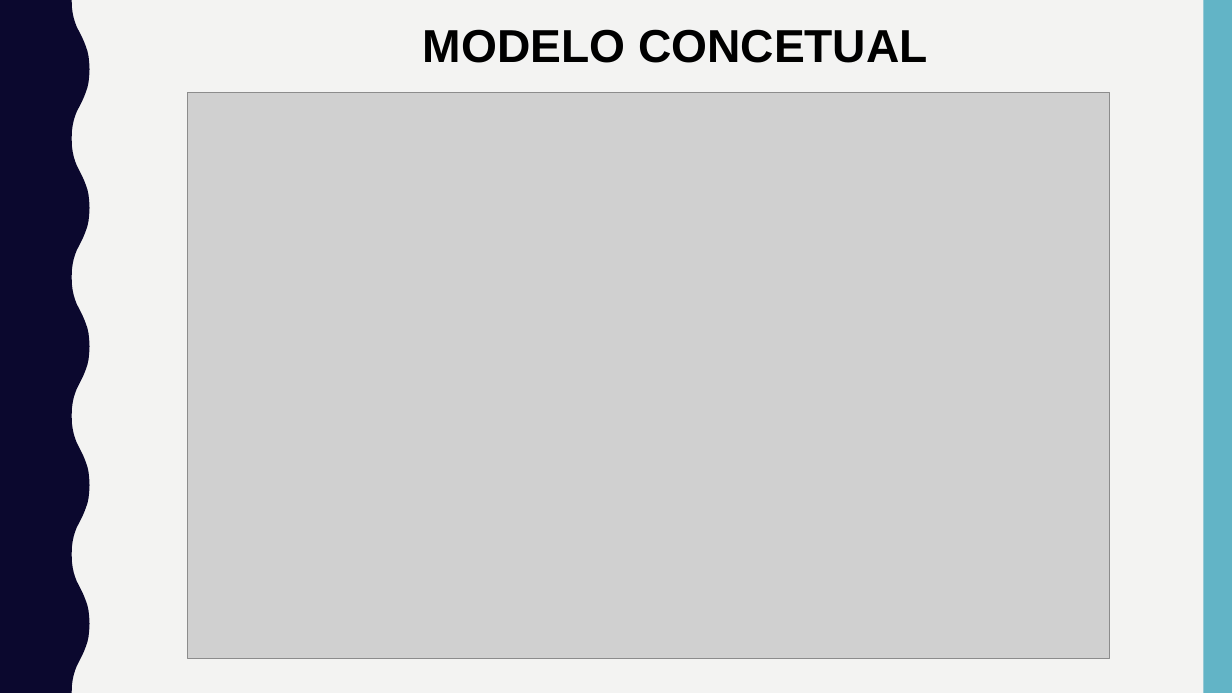
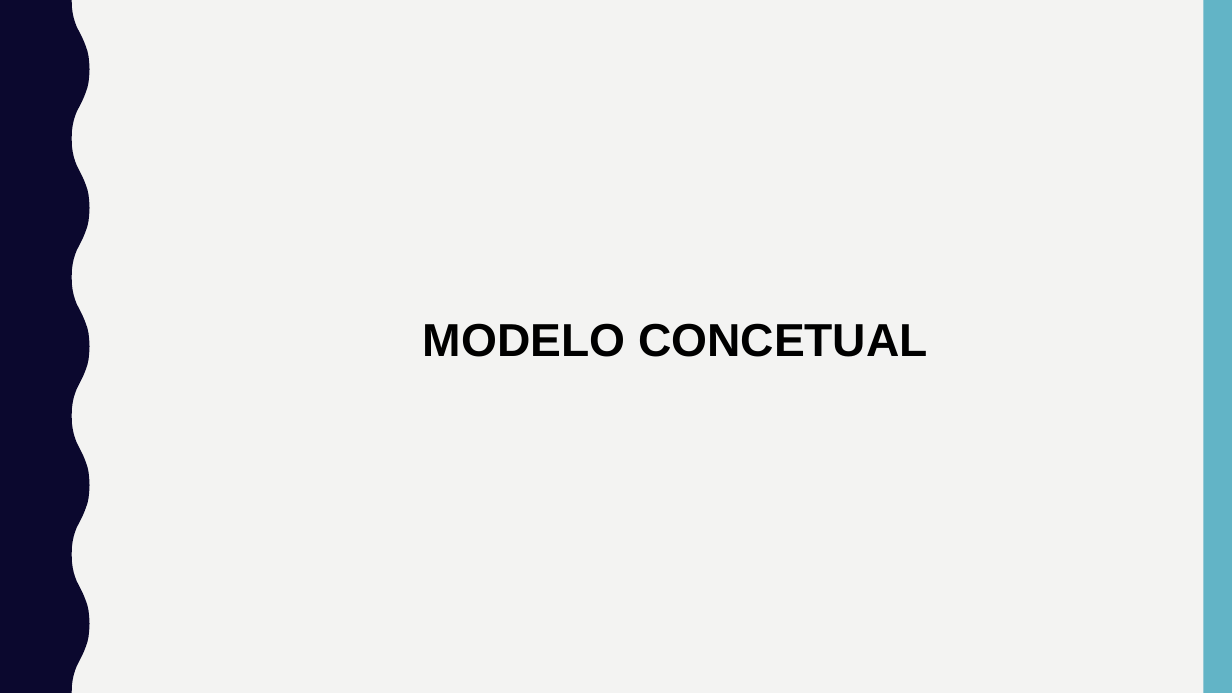
Before and after one commit to adilson-youtube/Relatorio_Sistema_Gestao_TCC, a slide deck: slide 20 of Apresentação/TFC.pptx (slide 21 before the commit). Drawn at 1232x693 pixels with LibreOffice and Linux fonts; fonts in the diff are those of the drawing; grey boxes stand for pictures. Boxes give left, top, right and bottom in pixels: in the first picture for what was removed or moved away, otherwise in the second. Text is boxed around its words. In the diff, an @@ line names an element or a change of style, - is before the commit and + after.

```diff
--- a/Apresentação/TFC.pptx
+++ b/Apresentação/TFC.pptx
@@ picture removed at bbox=[187, 92, 1110, 659] @@
@@ text "MODELO CONCETUAL": place and size @@
-text "MODELO CONCETUAL" at bbox=[423, 29, 928, 63]
+text "MODELO CONCETUAL" at bbox=[423, 323, 928, 357]
```
Also in this commit, not shown: 7 other slides changed, 4 slides added, 4 slides removed, 23 other files.
